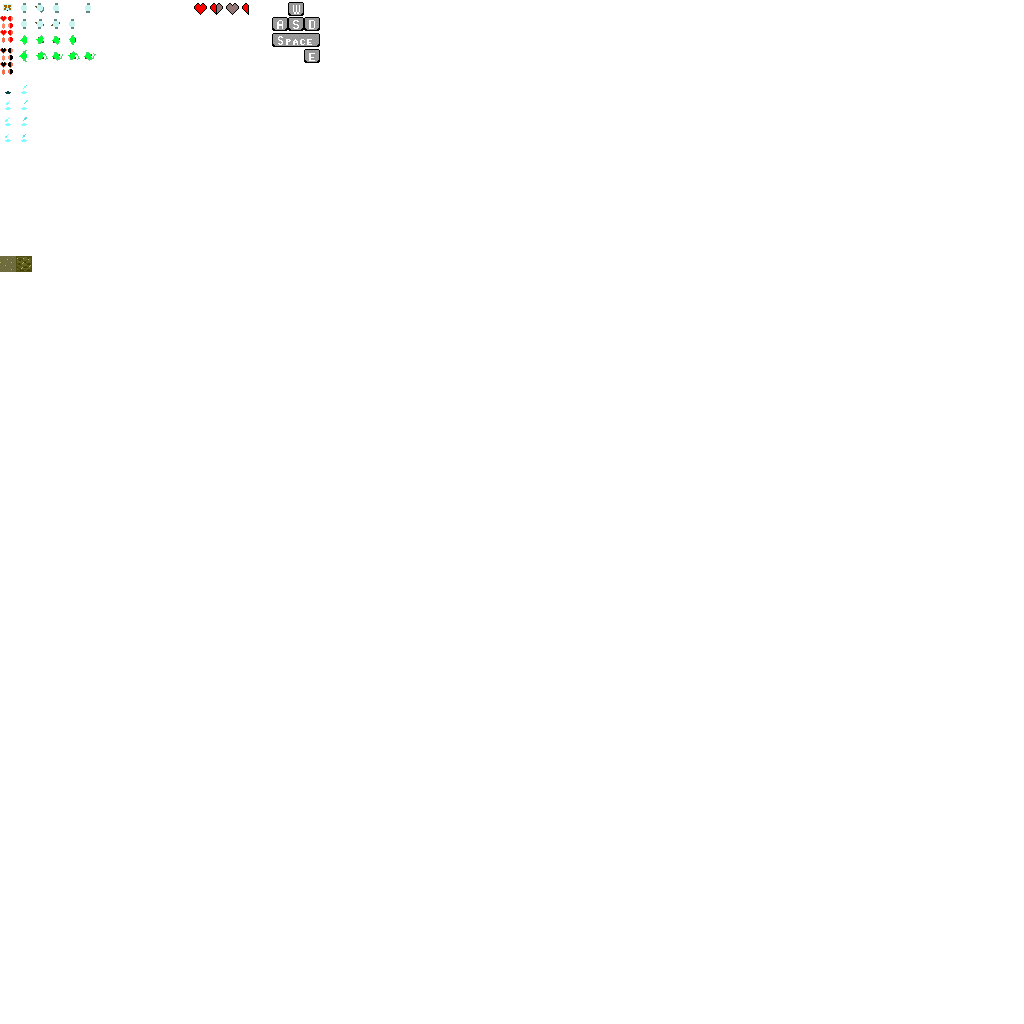
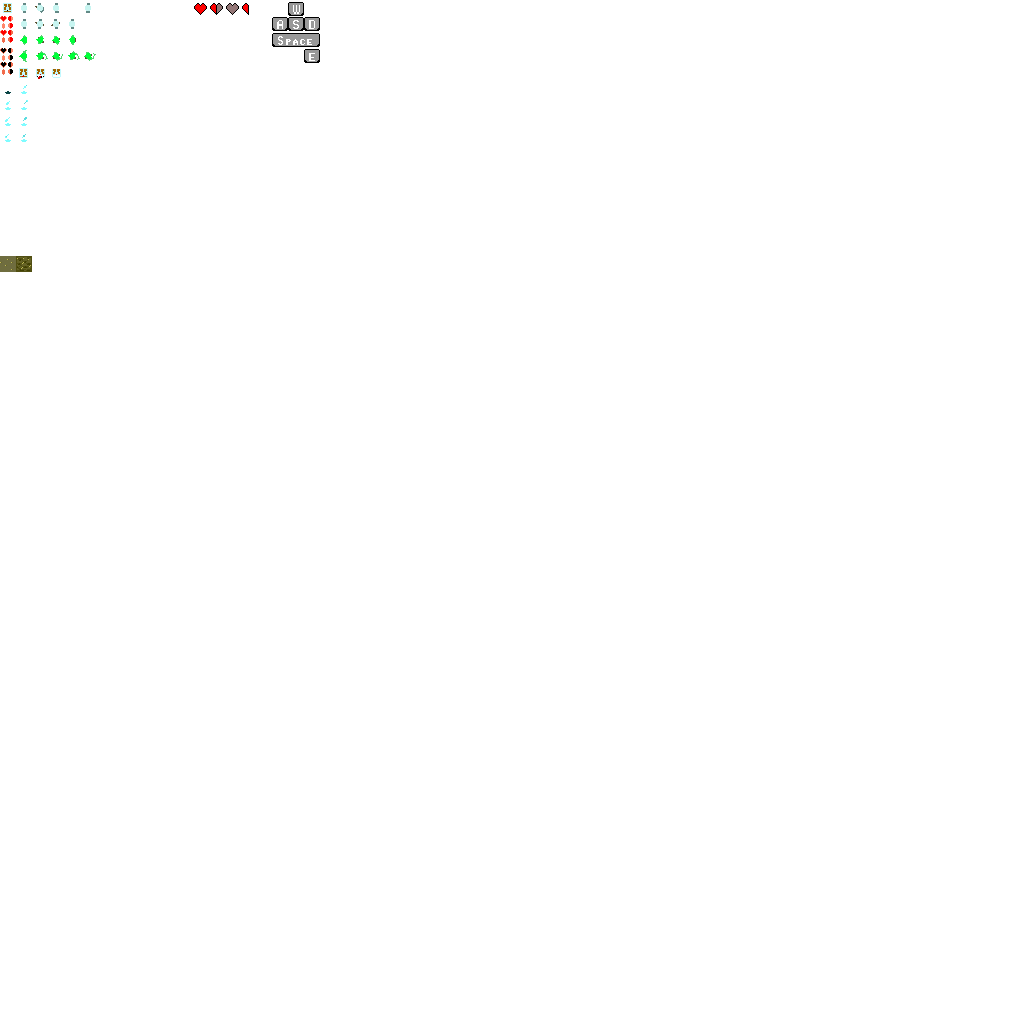
Two versions of the same layered image (1024px x 1024px). Layer-by-layer changes:
painted on "Background" over [3, 3, 61, 79]
